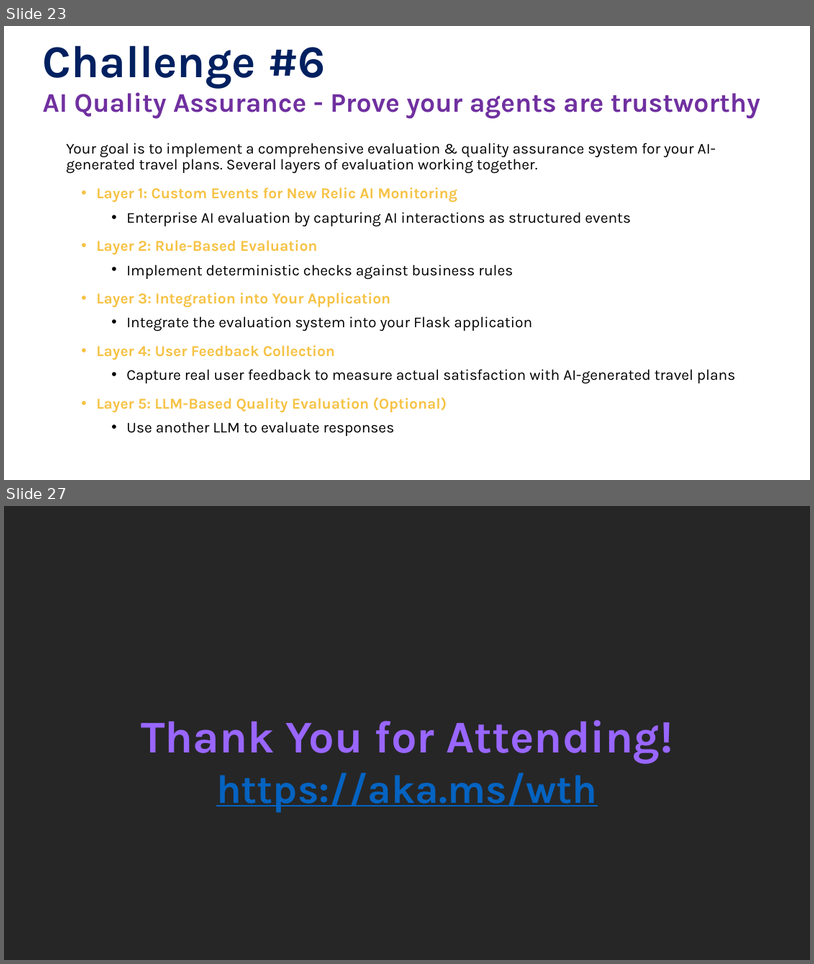
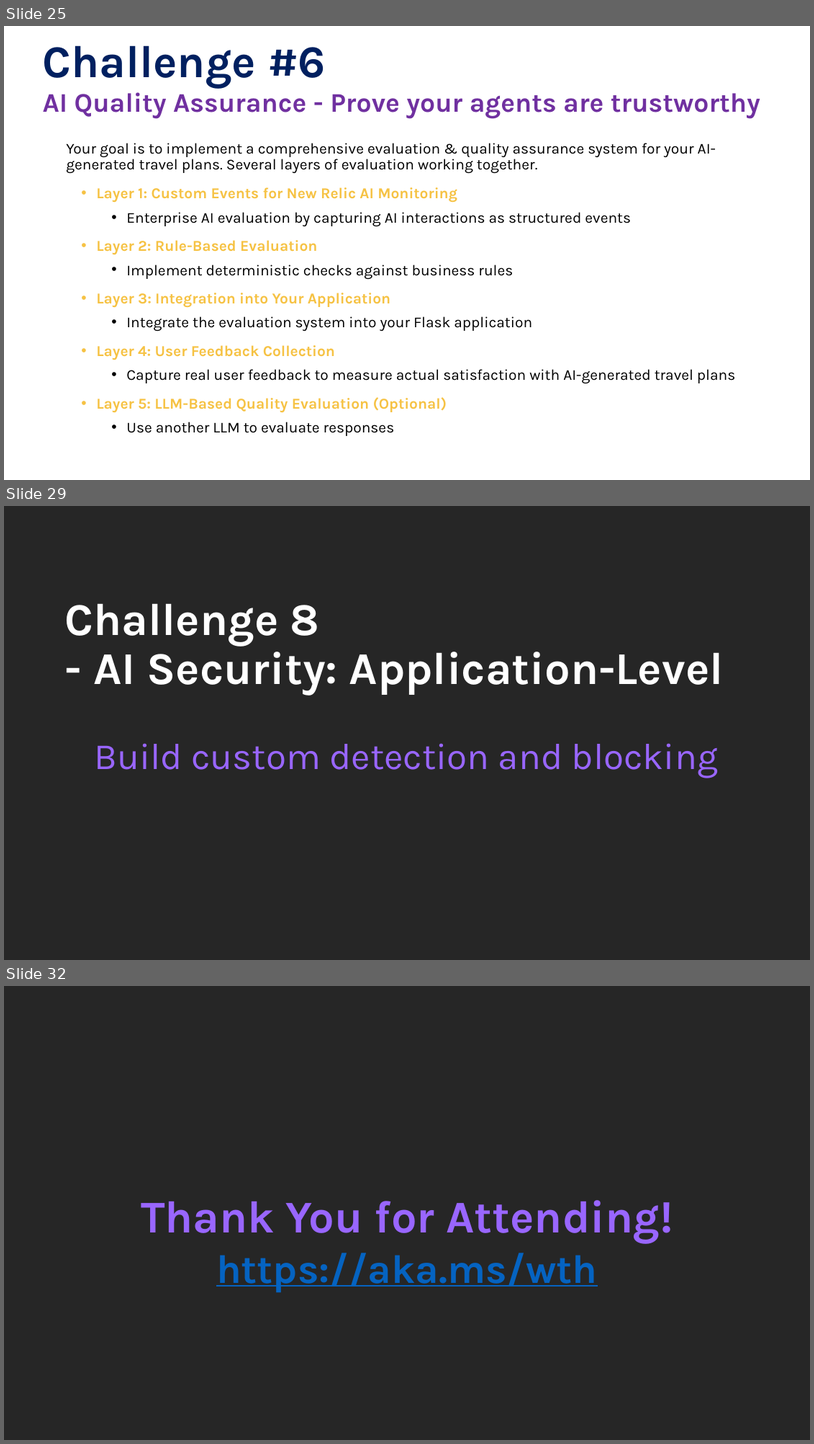
Before and after one commit to microsoft/WhatTheHack, a slide deck: 073-AgentFrameworkObservabilityWithNewRelic/Coach/Lectures.pptx. Shown one above the other, each under a label of ours: slides 23 and 27 before the commit, slides 25, 29 and 32 after it; the slides between them are not shown. The pictures are 814x964 and 814x1444 pixels, drawn with LibreOffice and Linux fonts; fonts in the diff are those of the drawing; background and template pictures are left out. Boxes give left, top, right and bottom in pixels: in the first picture for what was removed or moved away, otherwise in the second. Text is boxed around its words. In the diff, an @@ line names an element or a change of style, - is before the commit and + after.

```diff
--- a/073-AgentFrameworkObservabilityWithNewRelic/Coach/Lectures.pptx
+++ b/073-AgentFrameworkObservabilityWithNewRelic/Coach/Lectures.pptx
@@ slide 29 added at box(4, 506, 810, 960), background #262626 @@
@@ title added at box(65, 603, 724, 695), 54 pt, text #FFFFFF, bold @@
+Challenge 8
+- AI Security: Application-Level
@@ text added at box(94, 743, 718, 778), 44 pt, text #9966FF @@
+Build custom detection and blocking
@@ what was slide 23 is now slide 25 @@
@@ what was slide 27 is now slide 32 @@
```
Also in this commit, not shown: 3 slides changed, 4 other slides added, 1 other file.
